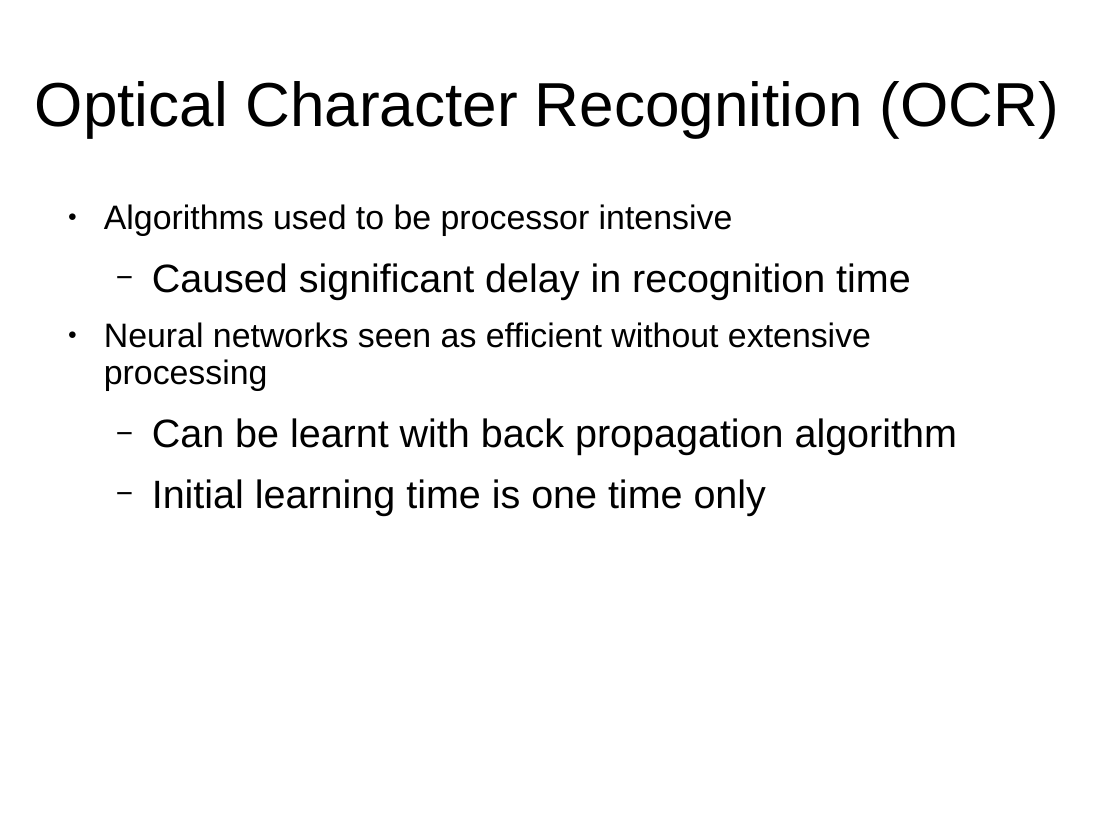
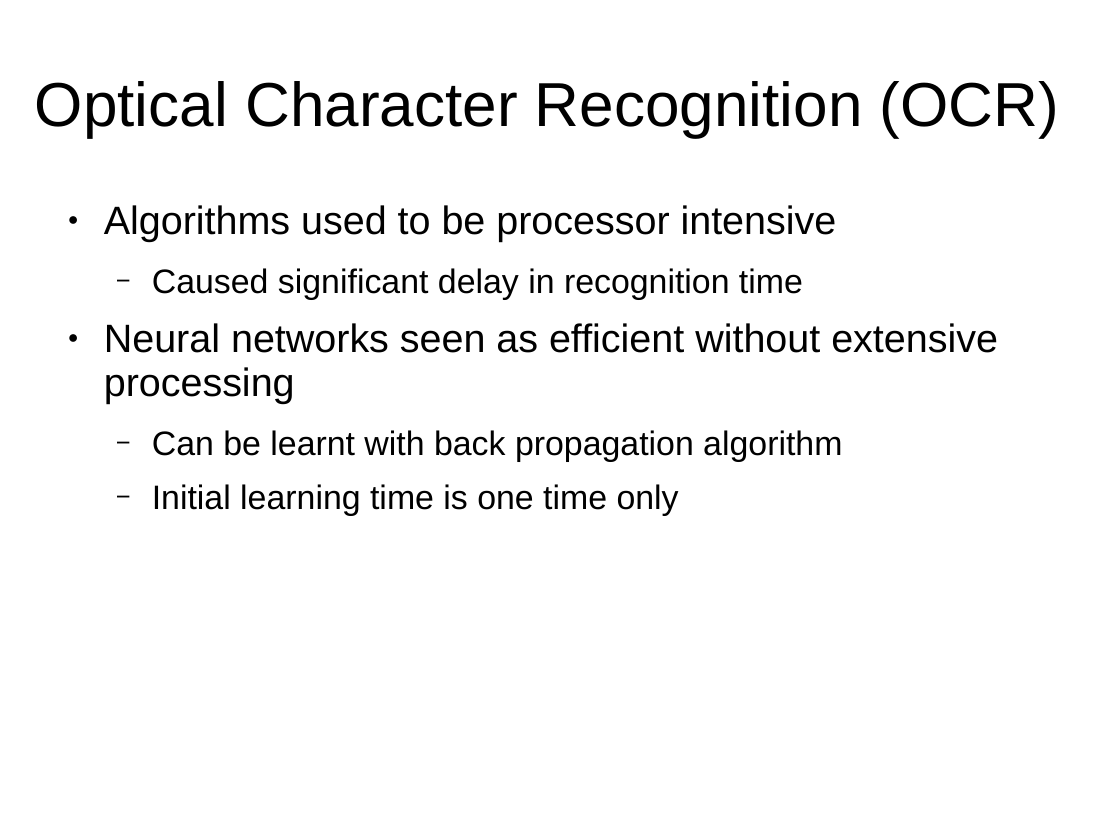
Before and after one commit to JaimeLennox/topicspresentation, a slide deck: slide 3 of presentation_applications.ppt. Drawn at 1120x840 pixels with LibreOffice and Linux fonts; fonts in the diff are those of the drawing. Boxes give left, top, right and bottom in pixels: in the first picture for what was removed or moved away, otherwise in the second. Text is boxed around its words. In the diff, an @@ line names an element or a change of style, - is before the commit and + after.

```diff
--- a/presentation_applications.ppt
+++ b/presentation_applications.ppt
@@ text "Algorithms used to be processor ..." at (104,205,998,516): size 24 to 28 pt in "Algorithms used to be processor intensive", "Neural networks seen as efficient without extensive ..."; size 28 to 24 pt in "Caused significant delay in recognition time", "Can be learnt with back propagation algorithm", "Initial learning time is one time only" @@
```
Also in this commit, not shown: 3 other slides changed, 1 other file.
